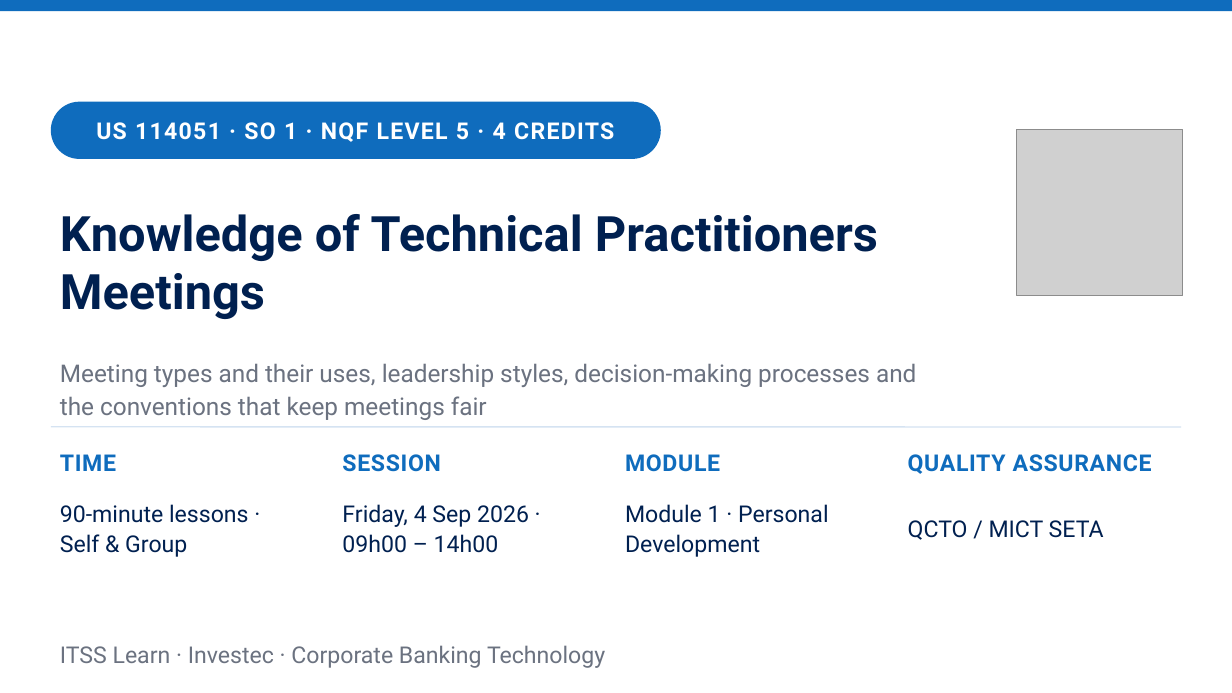
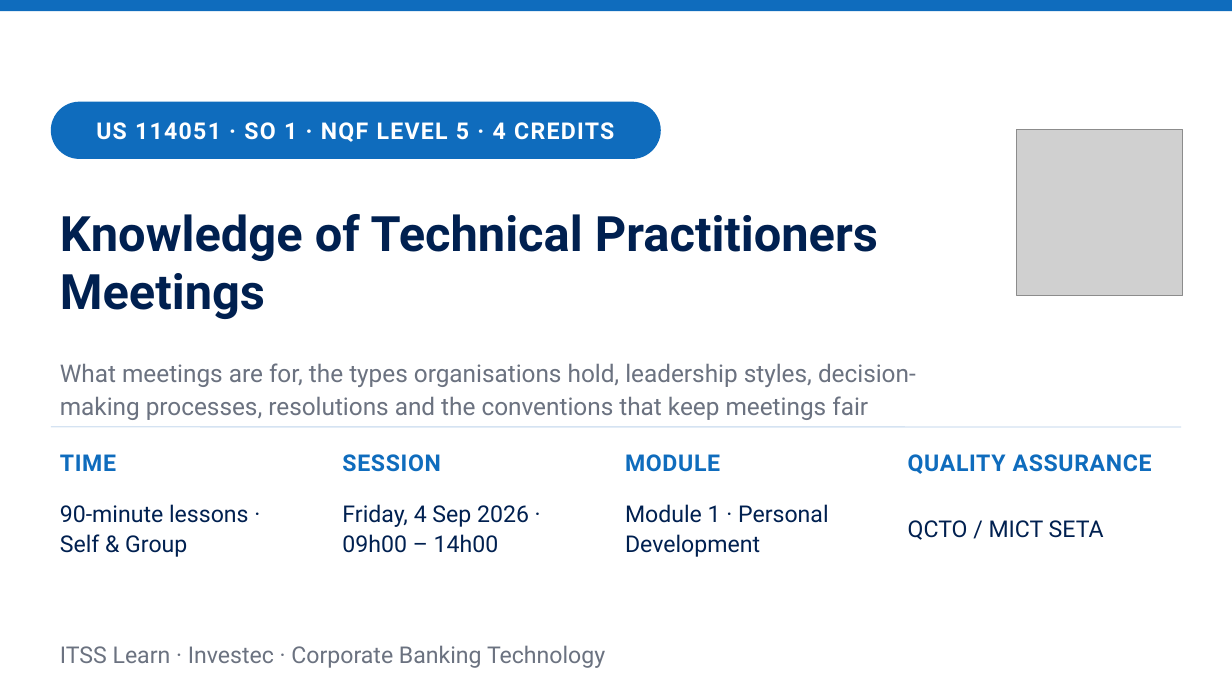
Before and after one commit to andrekyle/ITsystemsupport, a slide deck: slide 1 of public/downloads/US-114051-L1-Knowledge-of-Meetings.pptx. Drawn at 1232x693 pixels with LibreOffice and Linux fonts; fonts in the diff are those of the drawing; grey boxes stand for pictures. Boxes give left, top, right and bottom in pixels: in the first picture for what was removed or moved away, otherwise in the second. Text is boxed around its words. In the diff, an @@ line names an element or a change of style, - is before the commit and + after.

```diff
--- a/public/downloads/US-114051-L1-Knowledge-of-Meetings.pptx
+++ b/public/downloads/US-114051-L1-Knowledge-of-Meetings.pptx
@@ text at [60,363,916,420]: text changed @@
-Meeting types and their uses, leadership styles, decision-making processes and the conventions that keep meetings fair
+What meetings are for, the types organisations hold, leadership styles, decision-making processes, resolutions and the conventions that keep meetings fair
```
Also in this commit, not shown: 9 other slides changed, 6 slides added, 10 other files.
